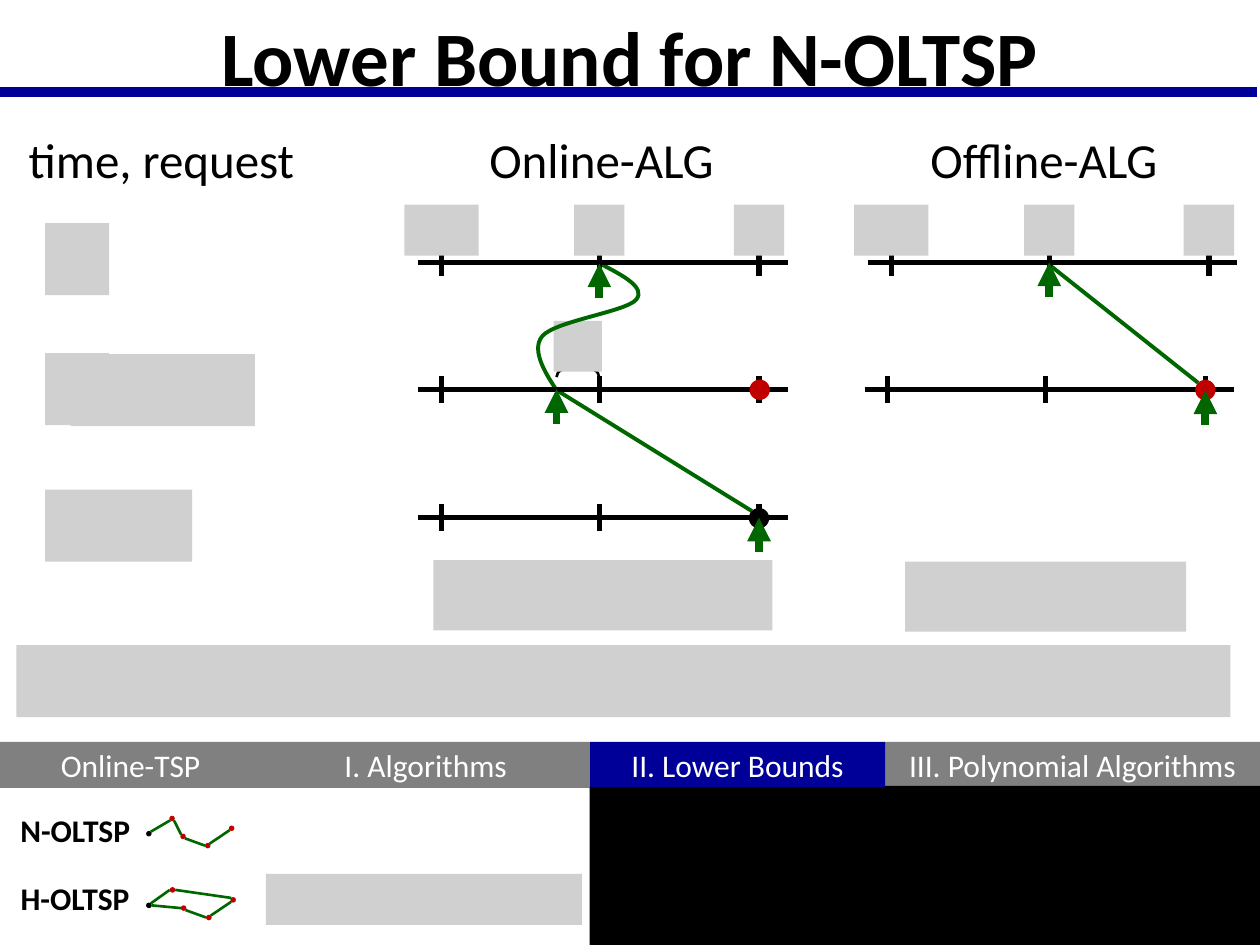
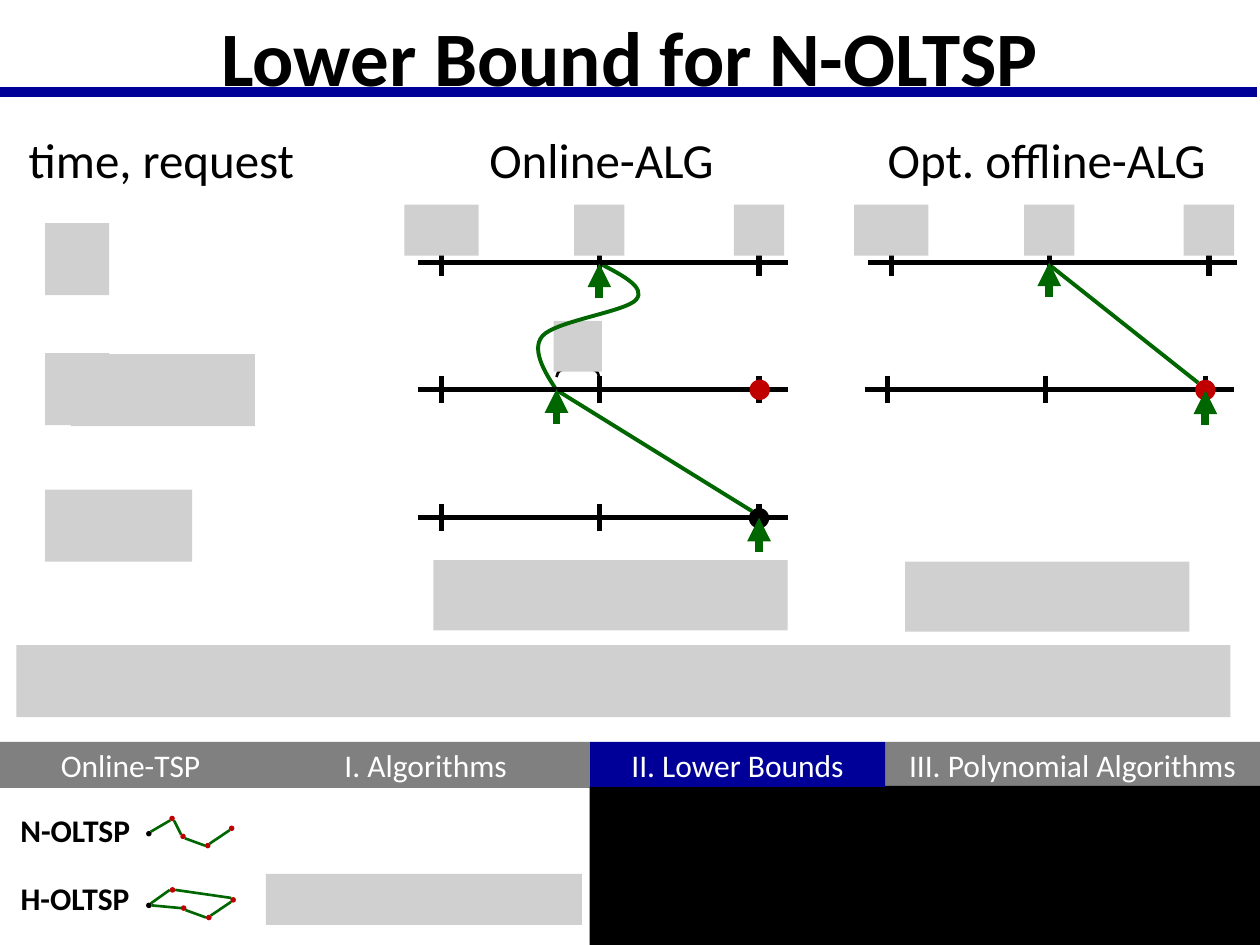
Before and after one commit to GraffL/talk-online-tsp, a slide deck: slide 11 of Präsentation43.pptx. Drawn at 1260x945 pixels with LibreOffice and Linux fonts; fonts in the diff are those of the drawing; grey boxes stand for pictures; background and template pictures are left out. Boxes give left, top, right and bottom in pixels: in the first picture for what was removed or moved away, otherwise in the second. Text is boxed around its words. In the diff, an @@ line names an element or a change of style, - is before the commit and + after.

```diff
--- a/Präsentation43.pptx
+++ b/Präsentation43.pptx
@@ text at (888, 144, 1205, 186): text changed @@
-Offline-ALG
+Opt. offline-ALG
@@ picture: place and size @@
-picture at (433, 561, 772, 631)
+picture at (433, 561, 788, 631)
```
Also in this commit, not shown: 12 other slides changed, 1 slide added, 1 slide removed.
